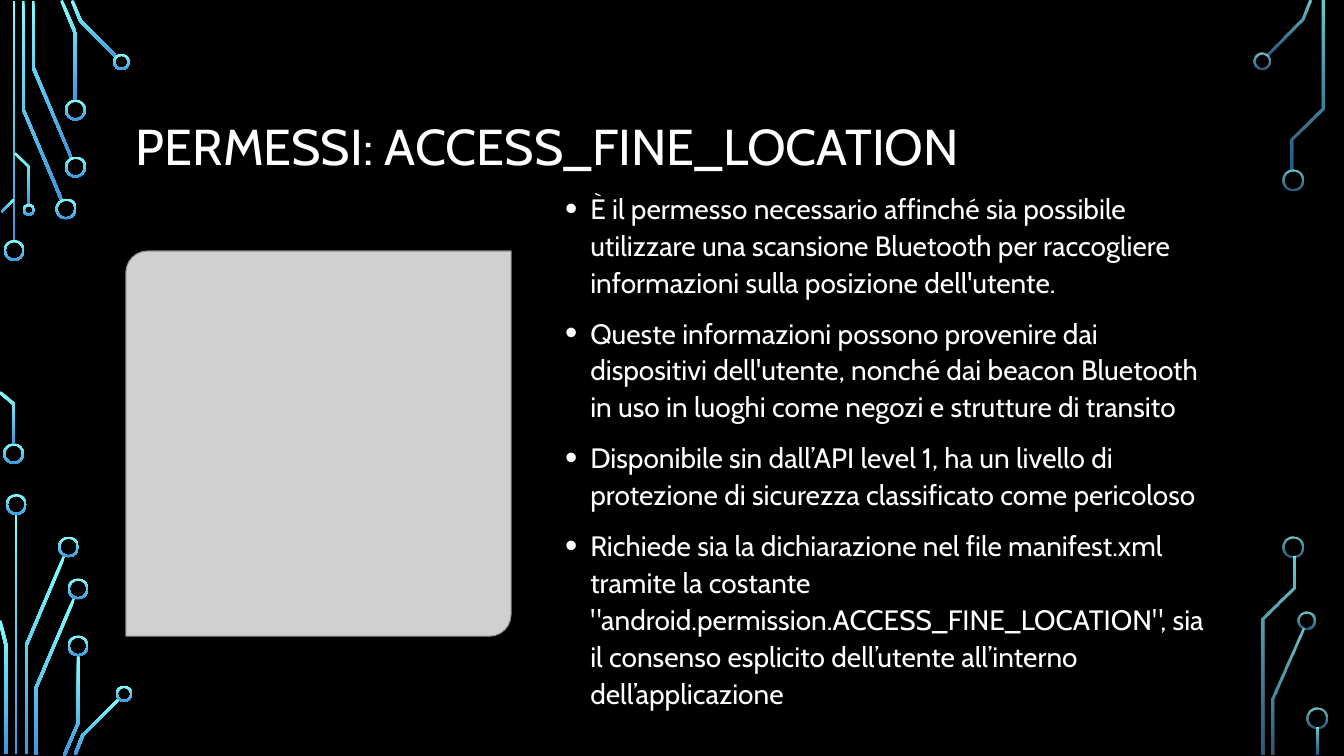
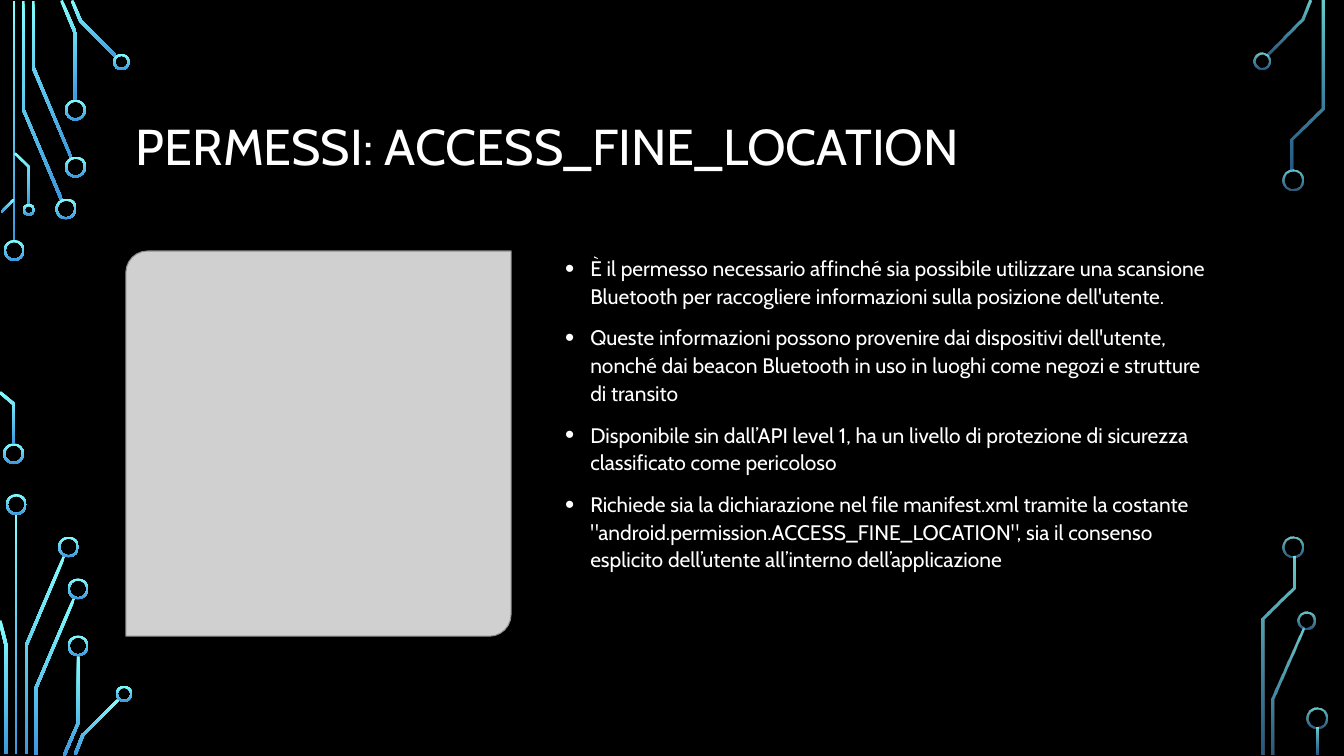
Before and after one commit to FNX-hub/ProgettoMP, a slide deck: slide 7 of Bluetooth.pptx. Drawn at 1344x756 pixels with LibreOffice and Linux fonts; fonts in the diff are those of the drawing; grey boxes stand for pictures; background and template pictures are left out. Boxes give left, top, right and bottom in pixels: in the first picture for what was removed or moved away, otherwise in the second. Text is boxed around its words. In the diff, an @@ line names an element or a change of style, - is before the commit and + after.

```diff
--- a/Bluetooth.pptx
+++ b/Bluetooth.pptx
@@ text "È il permesso necessario affinché ...": place and size @@
-text "È il permesso necessario affinché ..." at [590, 195, 1204, 711]
+text "È il permesso necessario affinché ..." at [590, 258, 1204, 572]
@@ text "È il permesso necessario affinché ..." at [590, 258, 1204, 572]: size 20 to 15 pt @@
```
Also in this commit, not shown: 10 other slides changed, 13 slides added.
